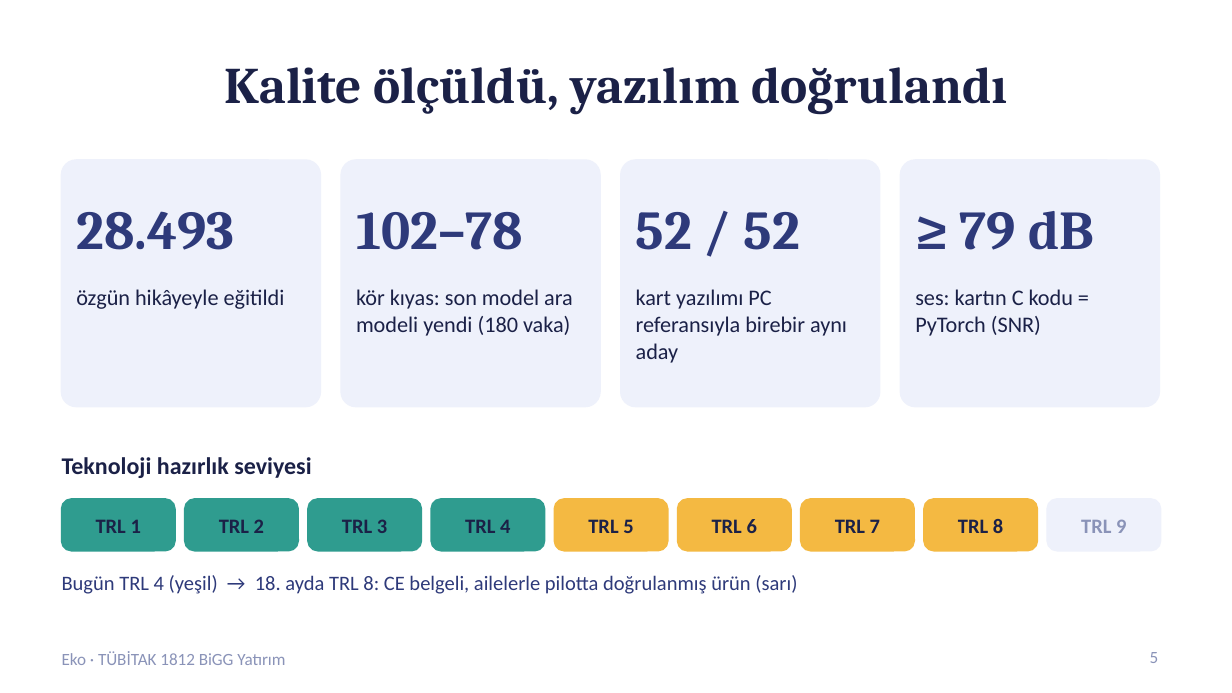
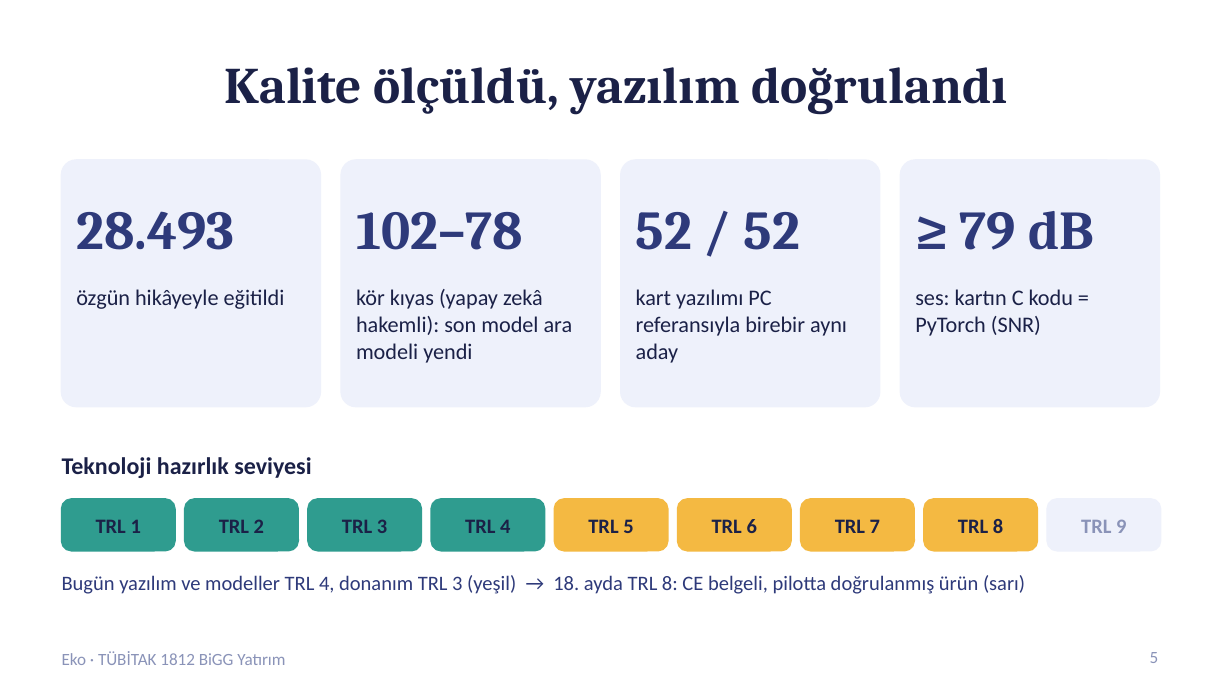
Before and after one commit to yusuf7855/hikaye-oyuncak, a slide deck: slide 5 of basvuru/tubitak_1812/cikti/Eko_Sunum.pptx. Drawn at 1232x693 pixels with LibreOffice and Linux fonts; fonts in the diff are those of the drawing. Boxes give left, top, right and bottom in pixels: in the first picture for what was removed or moved away, otherwise in the second. Text is boxed around its words. In the diff, an @@ line names an element or a change of style, - is before the commit and + after.

```diff
--- a/basvuru/tubitak_1812/cikti/Eko_Sunum.pptx
+++ b/basvuru/tubitak_1812/cikti/Eko_Sunum.pptx
@@ text at box(356, 289, 573, 363): text changed @@
-kör kıyas: son model ara modeli yendi (180 vaka)
+kör kıyas (yapay zekâ hakemli): son model ara modeli yendi
@@ text at box(62, 575, 1025, 594): text changed @@
-Bugün TRL 4 (yeşil) → 18. ayda TRL 8: CE belgeli, ailelerle pilotta doğrulanmış ürün (sarı)
+Bugün yazılım ve modeller TRL 4, donanım TRL 3 (yeşil) → 18. ayda TRL 8: CE belgeli, pilotta doğrulanmış ürün (sarı)
```
Also in this commit, not shown: 3 other slides changed, 23 other files.
